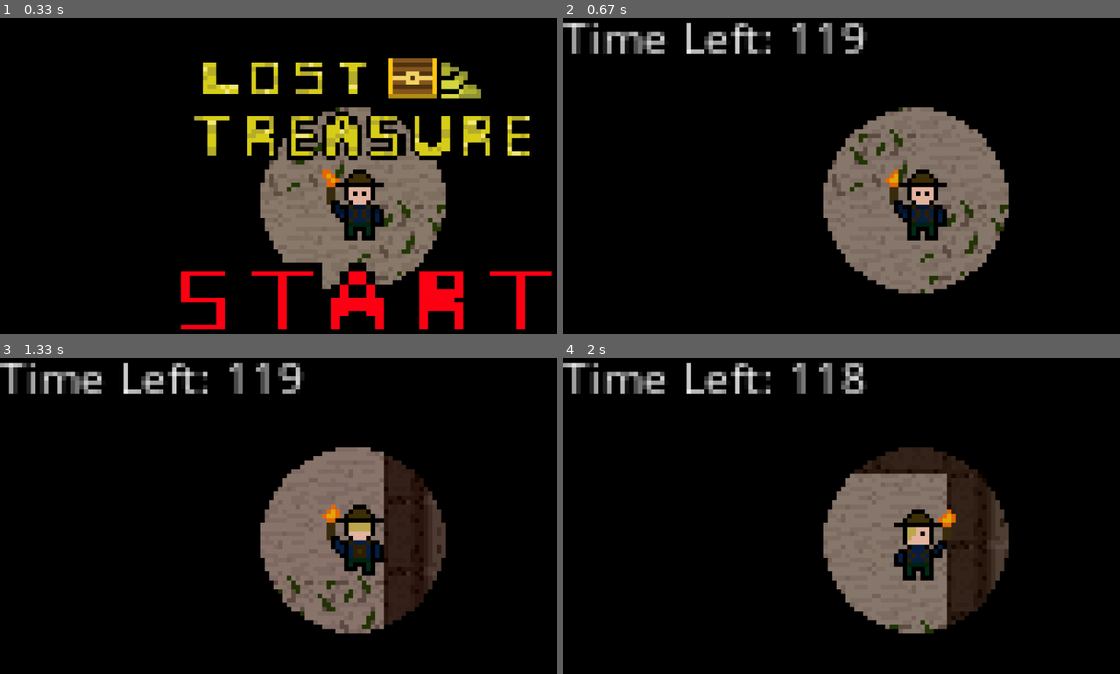
Above: before the commit, frames 1-4 (two rows, left to right).
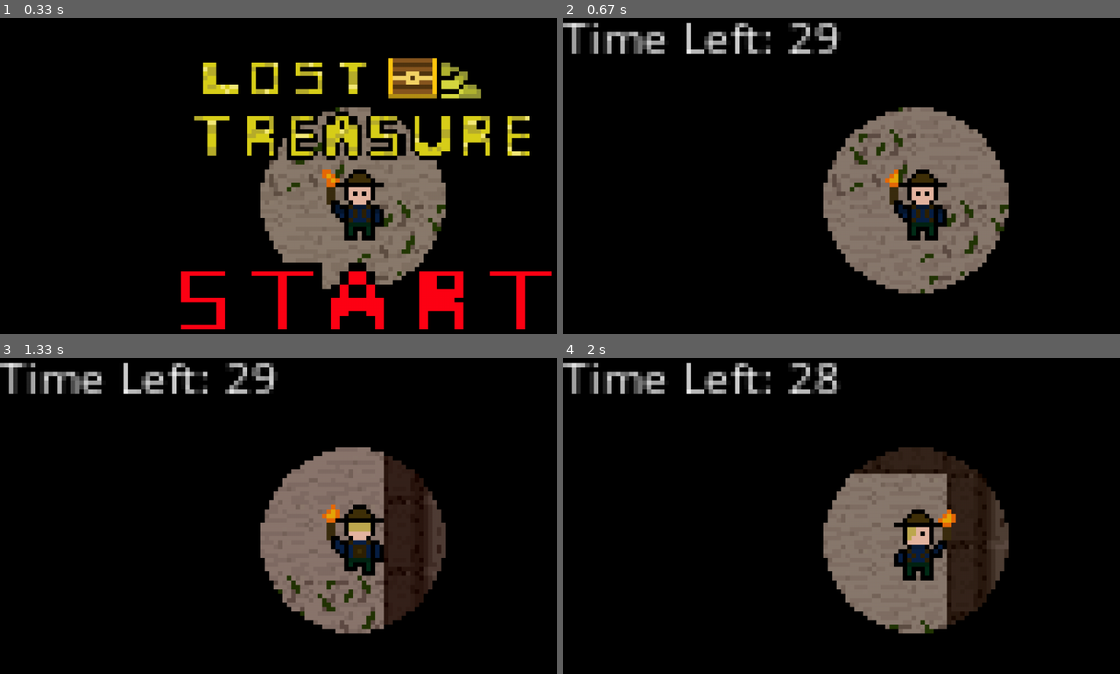
Above: after the commit, the same moments.

Repository: SaxonArthur/Pygame-Maze-Game
Game: pygame game, started from game.py
The game is run twice, just before and just after one commit, with the same random seed, the same clock (stepped at 60 frames per second) and the same inputs.
Inputs (mouse positions are in pixels of both pictures, inside the frame that each line leads up to):
- Up to frame 1 (0.33 s): no input
- Up to frame 2 (0.67 s): click (925, 296) at 0.38 s
- Up to frame 3 (1.33 s): hold D 0.67-1.13 s; move the mouse to (328, 557) at 0.7 s; hold W from 1.17 s (still down)
- Up to frame 4 (2 s): release W at 1.47 s; hold D 1.5-1.97 s

Frame 1 is identical in both runs. In frame 2, 0.8% of the frame differs, in the area x 40-55%, y 1-12%; in frame 3, 0.8%; in frame 4, 0.9%.

Commit message:
Audio changes

Diff:
--- a/game.py
+++ b/game.py
@@ -14,6 +14,7 @@
         pygame.init()
         pygame.font.init()
         pygame.mixer.init()
+        SECONDS = 30
 
         self.my_font = pygame.freetype.SysFont('Comic Sans MS', 10)
 
@@ -47,7 +48,7 @@
         self.screen = pygame.display.set_mode((self.x, self.y))
         self.display = pygame.Surface((self.x/8, self.y/8))
         self.clock = pygame.time.Clock()
-        self.timer = 7200
+        self.timer = SECONDS * 60
 
         self.movement = [False, False, False,  False]
 
@@ -75,7 +76,7 @@
             'sfx/ambience' : pygame.mixer.music.load('data/sfx/ambience.mp3')
         }
 
-        pygame.mixer.music.set_volume(0.5)
+        pygame.mixer.music.set_volume(0.3)
 
         #This creates the player object
         self.player = Player(self, self.map_data[self.randmap]['spawn'], (14, 16))
